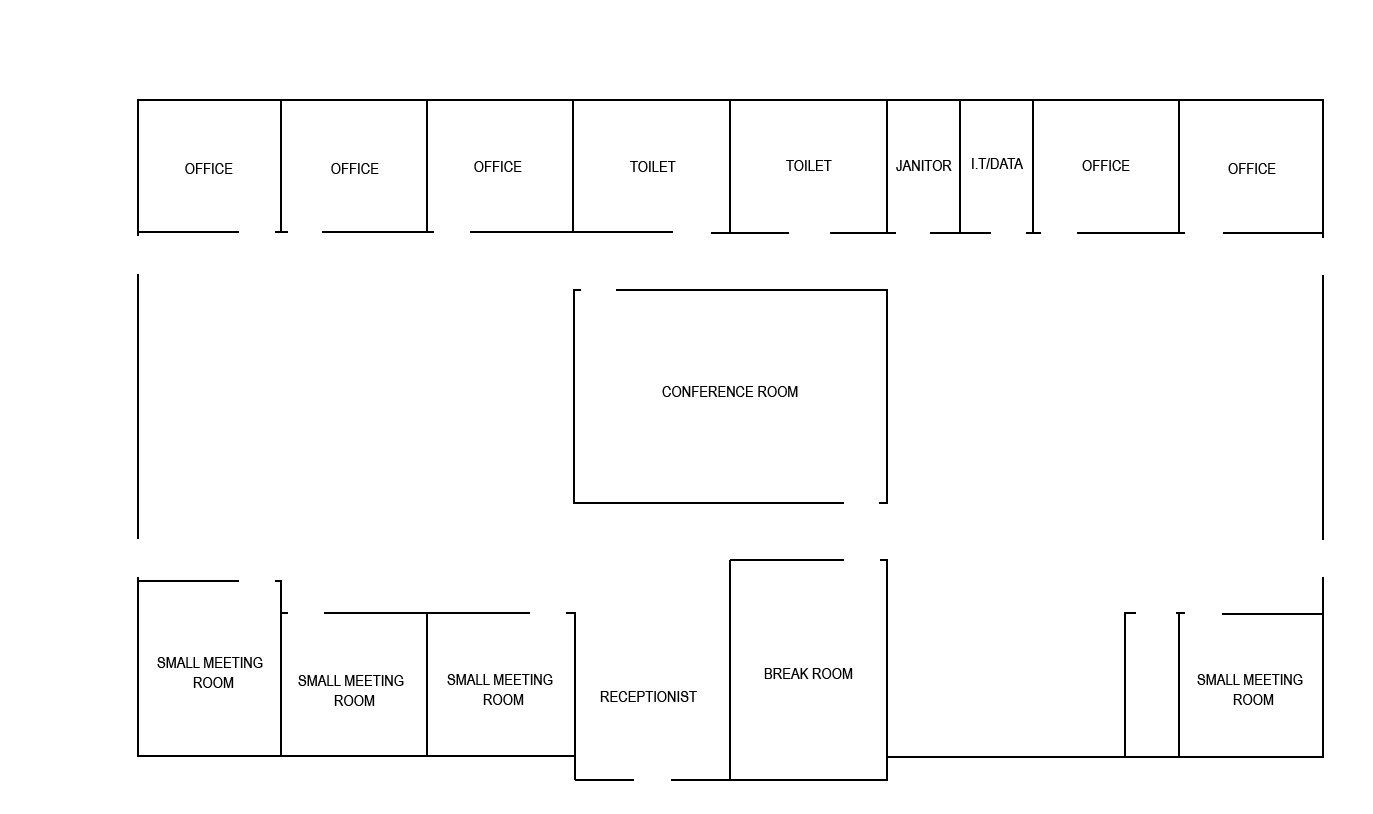
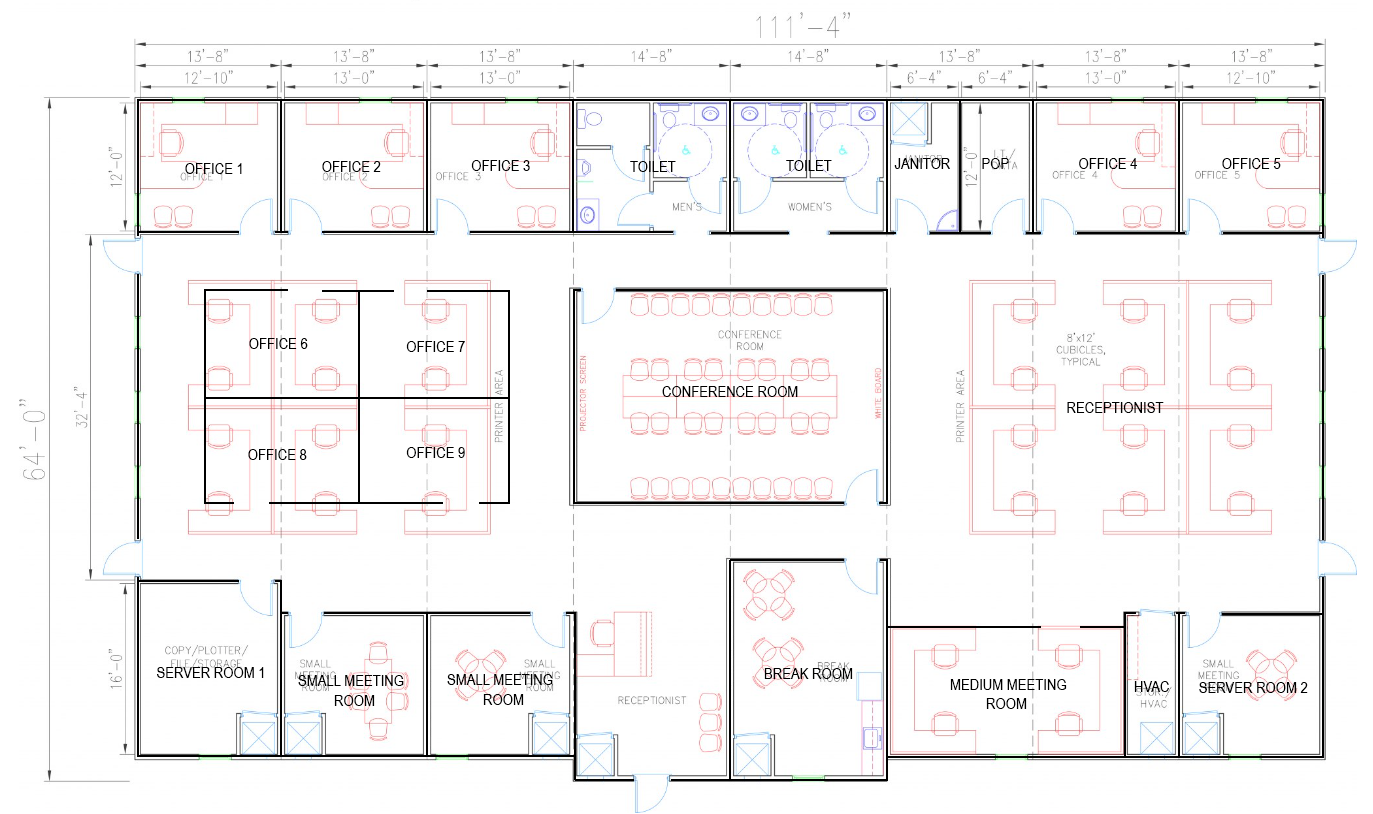
Comparing the layer stacks of the two 1373 × 814 images. Changes:
painted on "JANITOR" over [894, 158, 952, 171]
added layer "Shape 62" above "POP" over [888, 626, 1041, 628]
renamed "I.T/DATA" to "POP", painted on it over [972, 158, 1024, 169]
renamed "OFFICE" to "OFFICE 5", painted on it over [1222, 158, 1281, 174]
renamed "OFFICE" to "OFFICE 4", painted on it over [1079, 158, 1137, 171]
painted on "RECEPTIONIST" over [600, 402, 1164, 702]
added layer "Shape 56" above "Shape 58 copy" over [508, 291, 510, 504]
added layer "Shape 59" above "Shape 61" over [204, 289, 206, 504]
added layer "Shape 61" above "Shape 60" over [205, 397, 508, 399]
added layer "Shape 60" above "Shape 55 copy 2" over [358, 291, 360, 503]
added layer "Shape 55 copy 2" above "Shape 55 copy" over [269, 502, 359, 504]
added layer "Shape 55 copy" above "Shape 55 copy 4" over [358, 502, 443, 504]
added layer "Shape 55 copy 3" above "Shape 55" over [427, 290, 510, 292]
renamed "SMALL MEETING ROOM" to "SERVER ROOM 1", painted on it over [157, 657, 264, 688]
added layer "MEDIUM MEETING ROOM" above "SMALL MEETING ROOM" over [950, 679, 1067, 709]
added layer "HVAC" above "SERVER ROOM 2" over [1134, 681, 1169, 692]
renamed "SMALL MEETING ROOM" to "SERVER ROOM 2", painted on it over [1197, 674, 1308, 705]
renamed "OFFICE" to "OFFICE 3", painted on it over [471, 160, 530, 172]
renamed "OFFICE" to "OFFICE 2", painted on it over [322, 161, 381, 174]
added layer "OFFICE 9" above "OFFICE 8" over [406, 447, 465, 458]
added layer "OFFICE 8" above "OFFICE 7" over [248, 449, 307, 460]
added layer "OFFICE 7" above "OFFICE 6" over [406, 341, 465, 352]
added layer "OFFICE 6" above "OFFICE" over [249, 338, 308, 349]
showed "Layer 1" over [19, 0, 1357, 813]
…and 6 more changes (5 added, 1 painted)
